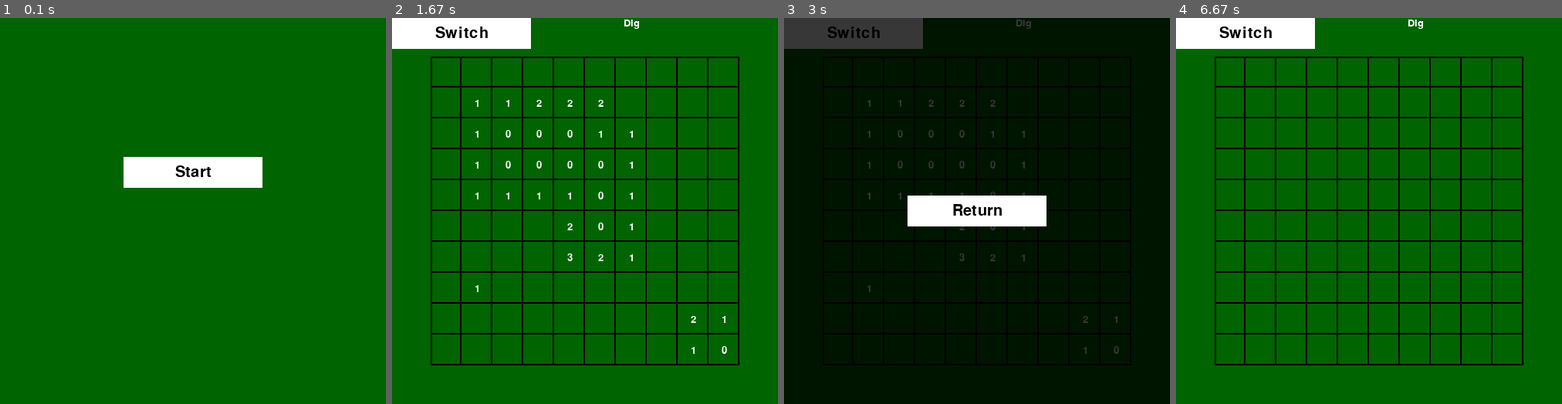
Above: before the commit, frames 1-4 (left to right).
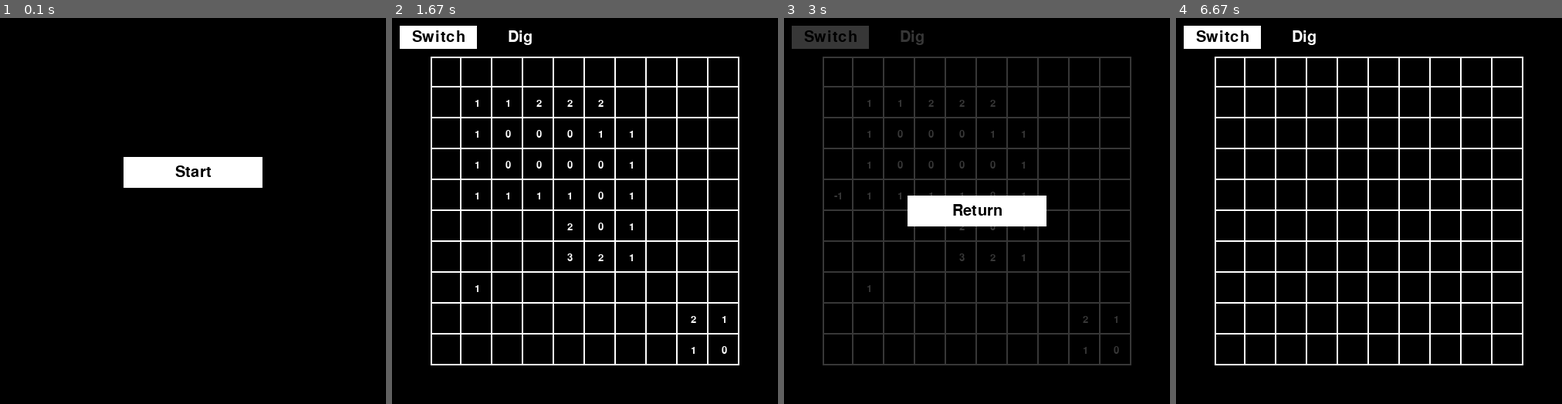
Above: after the commit, the same moments.

Repository: KaL844/pygame-minesweeper
Game: pygame game, started from main.py
Same seed, same stepped clock (60 frames per second), same inputs: the game is played once before the commit and once after it.
Inputs (mouse positions are in pixels of both pictures, inside the frame that each line leads up to):
- Up to frame 1 (0.1 s): no input
- Up to frame 2 (1.67 s): click "Start" at 0.38 s; click (585, 238) at 0.72 s; click (465, 299) at 1.05 s; click (727, 346) at 1.38 s
- Up to frame 3 (3 s): click (838, 199) at 1.72 s
- Up to frame 4 (6.67 s): click (1384, 195) at 5.55 s; click "Start" at 6.38 s

The runs differ from the first frame. In frame 1, 97% of the frame differs, in the area x 0-100%, y 0-100%; in frame 2, 99%; in frame 3, 8.4%; in frame 4, 99%.

Commit message:
[update] styling

Diff:
--- a/components/label.py
+++ b/components/label.py
@@ -10,16 +10,16 @@
 class LabelConf(TypedDict):
     x: int; y: int; z: int
     color: tuple[int, int, int]
-    font: pygame.font.Font
     text: str
     isSmooth: bool
     anchor: AlignType
+    fontSize: int
     isVisible: bool
 
 class Label(Component):
     DEFAULT_TEXT = ""
     DEFAULT_COLOR = (255, 255, 255)
-    DEFAULT_FONT = pygame.font.Font(None, 20)
+    DEFAULT_FONT_SIZE = 20
     DEFAULT_SMOOTH = True
     DEFAULT_X = 0
     DEFAULT_Y = 0
@@ -34,9 +34,8 @@
         self.color = tuple(conf["color"]) if "color" in conf else Label.DEFAULT_COLOR
         self.isSmooth = conf["isSmooth"] if "isSmooth" in conf else Label.DEFAULT_SMOOTH
         self.anchor = AlignType[conf["anchor"]] if "anchor" in conf else Label.DEFAULT_ANCHOR
-        self.font = Label.DEFAULT_FONT
-
-        self.font = self.font
+        self.fontSize = conf["fontSize"] if "fontSize" in conf else Label.DEFAULT_FONT_SIZE
+        self.font = pygame.font.Font(None, self.fontSize)
 
     def draw(self, screen: pygame.surface.Surface) -> None:
         if not self.isVisible: return
--- a/components/shape.py
+++ b/components/shape.py
@@ -20,7 +20,7 @@
     DEFAULT_END_X = 0
     DEFAULT_END_Y = 0
     DEFAULT_WIDTH = 0
-    DEFAULT_COLOR = (0, 0, 0)
+    DEFAULT_COLOR = (255, 255, 255)
     DEFAULT_VISIBLE = True
 
     def __init__(self, conf: LineConf) -> None:
--- a/conf/game/GameScene.json
+++ b/conf/game/GameScene.json
@@ -9,13 +9,16 @@
 
     "switchBtn": {
         "text": "Switch",
-        "x": 0,
-        "y": 0
+        "x": 10,
+        "y": 10,
+        "width": 100,
+        "height": 30
     },
 
     "modeLabel": {
-        "x": 300,
-        "y": 0
+        "x": 150,
+        "y": 15,
+        "fontSize": 30
     },
 
     "endGamePanel": {
--- a/modules/game/logic.py
+++ b/modules/game/logic.py
@@ -48,10 +48,11 @@
         return self.board[row][col]
 
     def dig(self, row: int, col: int, cells: list[tuple[int, int]]) -> bool:
+        cells.append((row, col))
+        self.dugCells.add((row, col))
+
         if self.board[row][col] == GameLogic.BOMB_VALUE: return False
 
-        cells.append((row, col))
-        self.dugCells.add((row, col))
         if self.board[row][col] != 0: return True
         for i in range(max(0, row - 1), min(len(self.board), row + 2)):
             for j in range(max(0, col - 1), min(len(self.board[row]), col + 2)):
--- a/modules/game/scenes.py
+++ b/modules/game/scenes.py
@@ -24,8 +24,6 @@
         self.switchBtn = Button(conf=self.conf["switchBtn"])
         self.boardPanel = Panel(conf=self.conf["boardPanel"])
         self.modeLabel = Label(conf=self.conf["modeLabel"])
-        self.modeLabel.setText("Dig" if self.isDigging else "Flag")
-
         self.endGamePanel: Panel = Panel(conf=self.conf["endGamePanel"])
         self.returnBtn: Button = self.endGamePanel.getChild("returnBtn")
 
@@ -33,6 +31,7 @@
 
     def init(self) -> None:
         self.sceneMgr = SceneManager.getInstance()
+        self.modeLabel.setText("Dig" if self.isDigging else "Flag")
         self.returnBtn.addEventListener(MouseEvent.ON_TOUCH_END, self.onReturnClick)
         self.boardPanel.addEventListener(MouseEvent.ON_TOUCH_END, self.onBoardClick)
         self.switchBtn.addEventListener(MouseEvent.ON_TOUCH_END, self.onSwitchClick)
--- a/utils/constants.py
+++ b/utils/constants.py
@@ -2,4 +2,4 @@
 WIDTH = 500
 HEIGHT = 500
 FPS = 60
-BACKGROUND_COLOR = (0, 100, 0)
+BACKGROUND_COLOR = (0, 0, 0)
